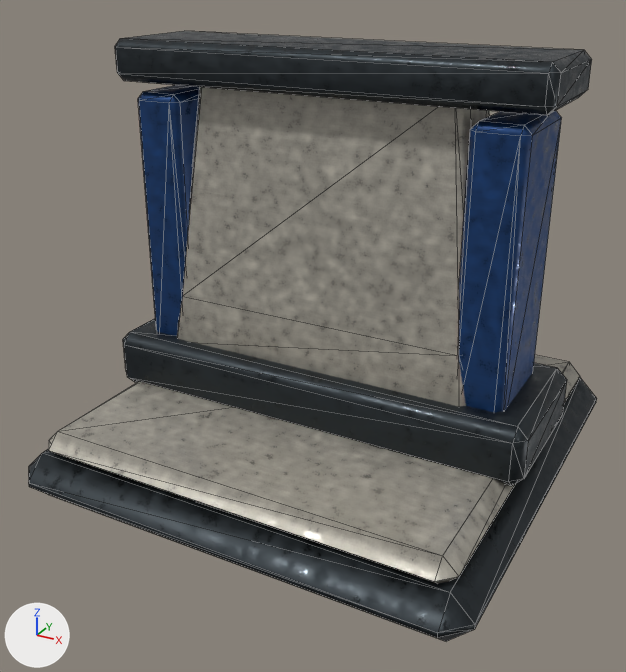
Before and after pictures for a commit that changed the glTF model assets/solis/models/solis_mur_de_plastacier.gltf.
The view is the same before and after, from a 50 mm lens placed at (1.54, -2.99, 2.04), pointed at (-0.02, -0.14, 0.61). Every picture has the same lights, and +X, +Y and +Z are marked at lower left. The older version comes first. Mesh edges are drawn as thin lines. Where no turn or scale is listed for an object, it has been applied to the vertices. Vertices at exactly the same position are counted once.

In view in the first picture: 'Building.006_Geometry'.
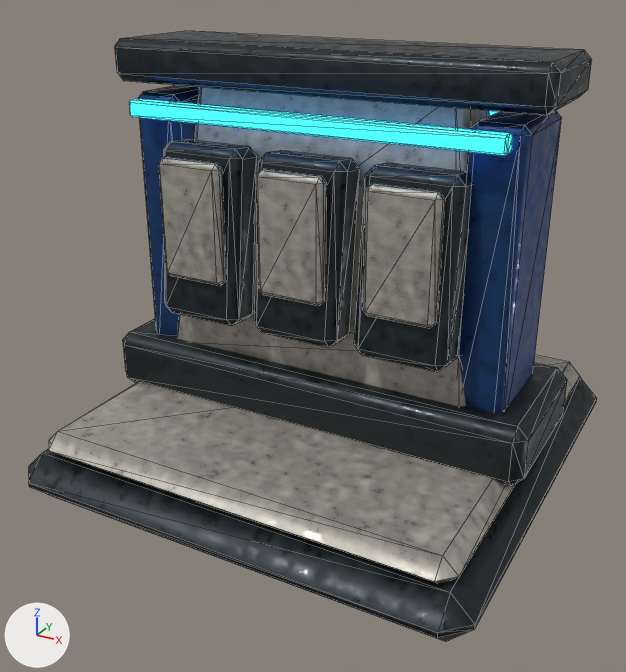
Where the change shows, as pixel boxes [x1, y1, x2, y2] in the pictures (626 x 672 px):
part 1 of me_foundation_006, added (blue): after [129, 99, 513, 156]
part 2 of me_foundation_006, added: after [159, 139, 472, 372]

Patch to the scene script:
```diff
--- a/assets/solis/models/solis_mur_de_plastacier.gltf.py
+++ b/assets/solis/models/solis_mur_de_plastacier.gltf.py
@@ mat_solis_energy @@
+mat_solis_energy = principled_material('Solis_Energy')
+mat_solis_energy.base_color = (0.025, 0.36, 0.9)  # blue #2ca2f3
+mat_solis_energy.metallic = 0.15
+mat_solis_energy.roughness = 0.24
+mat_solis_energy.emission_color = (0.0278, 0.4, 1.0)  # blue #2eaaff
+mat_solis_energy.emission_strength = 2.25
@@ me_foundation_006 @@
 # used by ob_building_006_geometry; location = (0.0, 0.0, 0.1)
-me_foundation_006.from_pydata(...)  # 168 vertices, 308 faces; spans x -0.96..0.96, y -0.96..0.96, z -0.1..1.64
+me_foundation_006.from_pydata(...)  # 504 vertices, 924 faces; spans x -0.96..0.96, y -0.96..0.96, z -0.1..1.64
+# me_foundation_006 part 1: the loose piece of 24 vertices spanning x -0.88..0.88, y -0.24..0.24, z 1.48..1.64 is copied, and the copy is scaled about its middle by (0.877, 0.113, 0.443), then moved by (0.0, -0.27, -0.17), in mat_solis_energy (blue #2ca2f3, glowing blue #2eaaff); it spans x -0.76..0.76, y -0.3..-0.24, z 1.36..1.42
+# me_foundation_006 part 2
+# 174 vertices are added at x -0.62..0.62, y -0.38..0.38, z 0.57..1.27
+# 48 new vertices lie (0.3, 0.0, 0.0) away from vertices in x -0.59..0.29, y -0.37..0.37, z 0.57..1.27
+# 6 new vertices lie (0.0, -0.1, -0.01) away from vertices in x -0.25..0.25, y 0.27..0.33, z 0.61..1.24
+# 48 new vertices lie (0.24, 0.0, 0.0) away from vertices in x -0.56..0.32, y -0.38..0.38, z 0.75..1.23
+# 12 new vertices lie (0.0, 0.0, 0.44) away from vertices in x -0.58..0.3, y -0.36..0.36, z 0.77
+# 264 new faces join them, mat_solis_gunmetal
+# 264 new faces join them, mat_solis_ivory
+# other edits to the shape of me_foundation_006 do not show in these pictures
 me_foundation_006.materials.append(mat_solis_gunmetal)
@@ me_foundation_006 @@
 me_foundation_006.materials.append(mat_solis_cobalt)
+me_foundation_006.materials.append(mat_solis_energy)  # blue #2ca2f3, glowing blue #2eaaff
```
